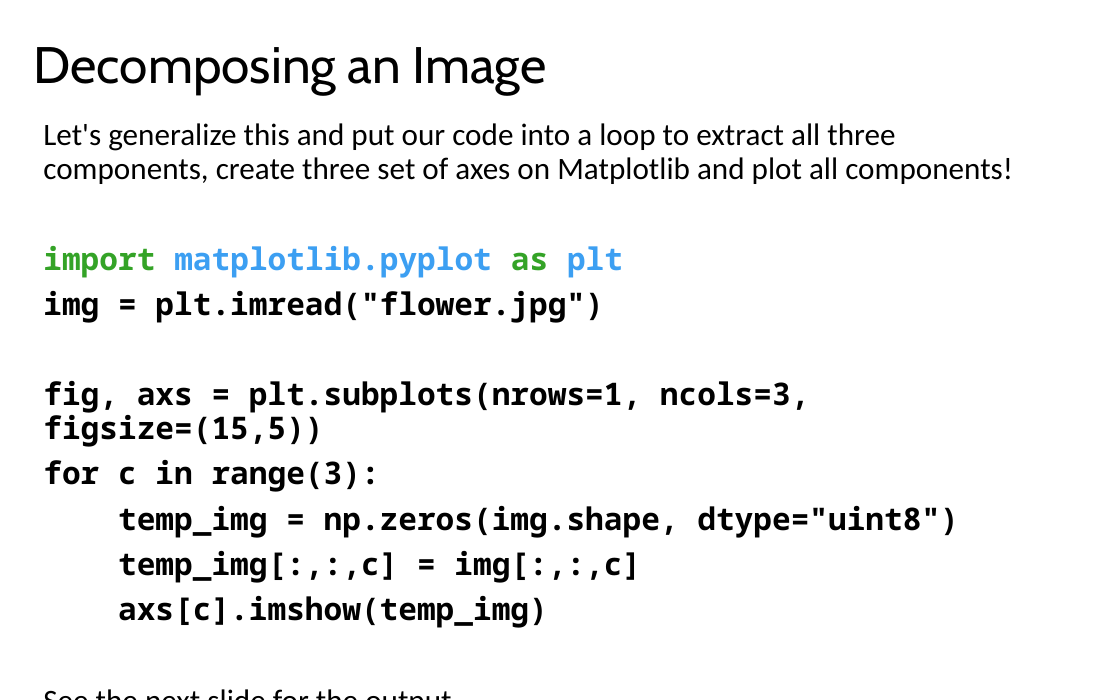
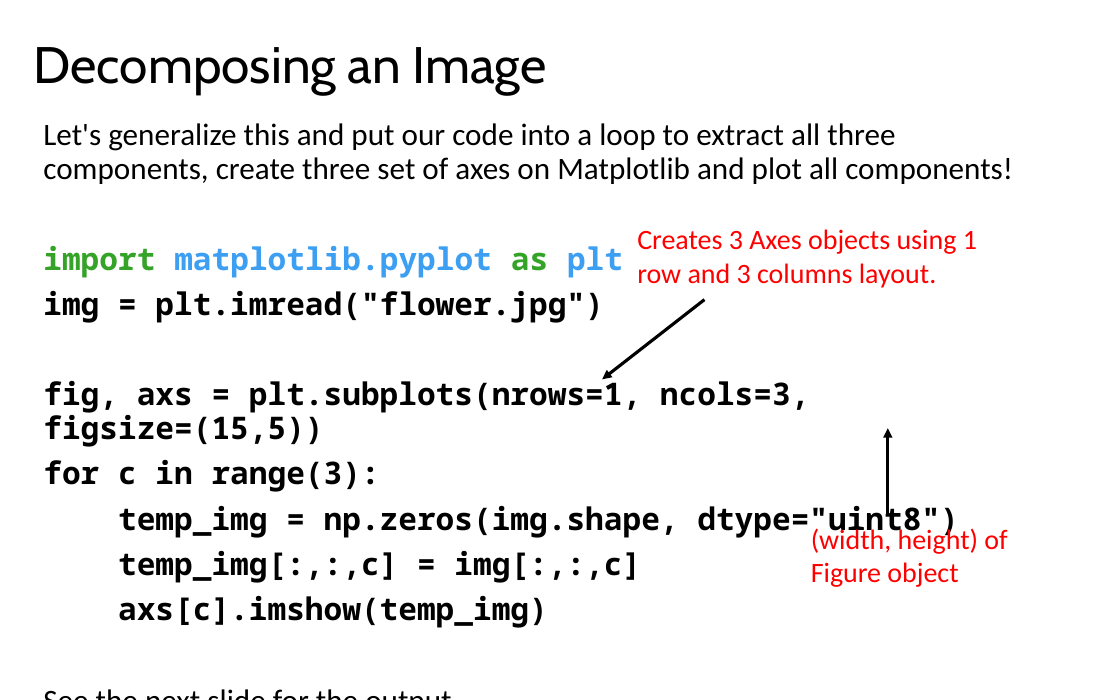
Before and after one commit to LongBaoNguyen/longbaonguyen.github.io, a slide deck: slide 24 of courses/apcsp/lect14.pptx. Drawn at 1120x700 pixels with LibreOffice and Linux fonts; fonts in the diff are those of the drawing. Boxes give left, top, right and bottom in pixels: in the first picture for what was removed or moved away, otherwise in the second. Text is boxed around its words. In the diff, an @@ line names an element or a change of style, - is before the commit and + after.

```diff
--- a/courses/apcsp/lect14.pptx
+++ b/courses/apcsp/lect14.pptx
@@ text added at <box>637,229,977,288</box>, 18 pt, text #FF0000 @@
+Creates 3 Axes objects using 1 row and 3 columns layout.
@@ arrow added from (704, 300) to (603, 380), #000000 2 pt @@
@@ arrow added from (888, 515) to (888, 428), #000000 2 pt @@
@@ text added at <box>811,526,1007,587</box>, 18 pt, text #FF0000 @@
+(width, height) of Figure object
```
Also in this commit, not shown: 4 other slides changed.
